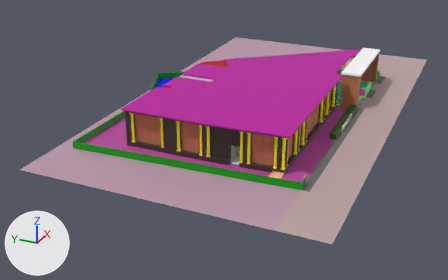
Before and after pictures for a commit that changed the FBX model Prithvi/Models/Groundfloor/OM_Ground Floor.fbx.
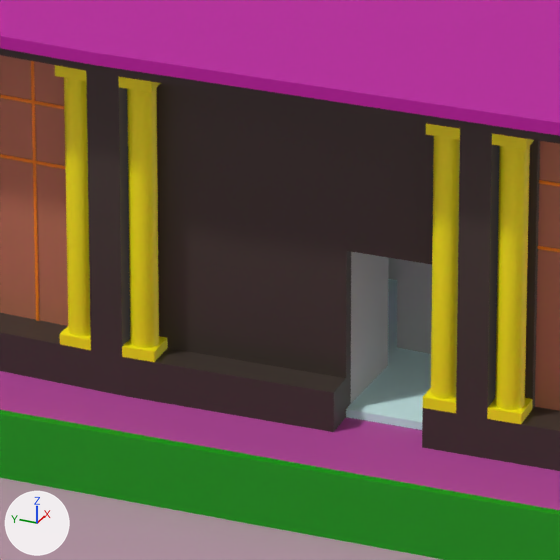
Each version is shown whole from a 50 mm camera at (-65.1, -14.5, 44.1) aimed at (35.1, 30.6, -6.0), then close up on the part from 43% to 57% of the width and 42% to 64% of the height. Every picture has the same lights, and +X, +Y and +Z are marked at lower left. Where no turn or scale is listed for an object, it has been applied to the vertices.

Before the edit, the objects in view are built like this:
```python
me_mesh_007 = bpy.data.meshes.new('Mesh.007')
me_mesh_007.from_pydata(...)  # 137 vertices, 280 faces; spans x -15.0..15.0, y -8.4..8.4, z -1.5..1.5
# faces by material slot: [38, 93, 18, 100, 22, 9]
me_mesh_007.materials.append(mat_gfloor_wall_hall)  # pink #ffb0b0
me_mesh_007.materials.append(mat_phong2)  # grey #bcbcbc
me_mesh_007.materials.append(mat_gfloor_wall_theater)  # orange #be6f00
me_mesh_007.materials.append(mat_phong3)  # grey #bcbcbc
me_mesh_007.materials.append(mat_gfloor_wall_gym)  # pink #ea00ea
me_mesh_007.materials.append(mat_gfloor_wall_squashcourt)  # beige #bc9781
me_mesh_016 = bpy.data.meshes.new('Mesh.016')
me_mesh_016.from_pydata(...)  # 165 vertices, 153 faces; spans x -28.9..28.9, y -19.3..19.3, z 0.0
me_mesh_016.materials.append(mat_gfloor_garden_area)  # pink #bc49a3
me_mesh_056 = bpy.data.meshes.new('Mesh.056')
me_mesh_056.from_pydata(...)  # 144 vertices, 244 faces; spans x -20.0..20.0, y -13.0..13.0, z -1.7..1.7
# faces by material slot: [172, 72]
me_mesh_056.materials.append(mat_gfloor_glass)  # orange #bc7257
me_mesh_056.materials.append(mat_phong2)  # grey #bcbcbc
ob_om_gfloor_garden_area = bpy.data.objects.new('OM_Gfloor_Garden_Area', me_mesh_016)
ob_om_gfloor_garden_area.location = (38.89, 27.25, 0.0)
ob_om_gfloor_glass_002 = bpy.data.objects.new('OM_Gfloor_Glass.002', me_mesh_056)
ob_om_gfloor_glass_002.location = (35.26, 25.43, 4.93)
ob_om_gfloor_main_wall_02 = bpy.data.objects.new('OM_Gfloor_Main_Wall_02', me_mesh_007)
ob_om_gfloor_main_wall_02.location = (32.98, 20.88, 1.68)
# also in view: 'OM_Gfloor_Compound' at (38.9, 28.0, 1.7); 'OM_Gfloor_Pillars.001' at (37.8, 25.4, 5.0); 'OM_Gfloor_Roof' at (38.3, 25.0, 6.8); 'OM_Gfloor_Main_Wall1' at (35.3, 25.4, 5.0); 'OM_Gfloor_Pillars' at (37.8, 25.4, 1.6)
```
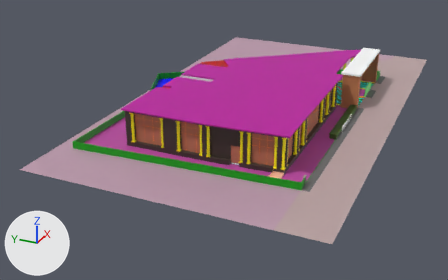
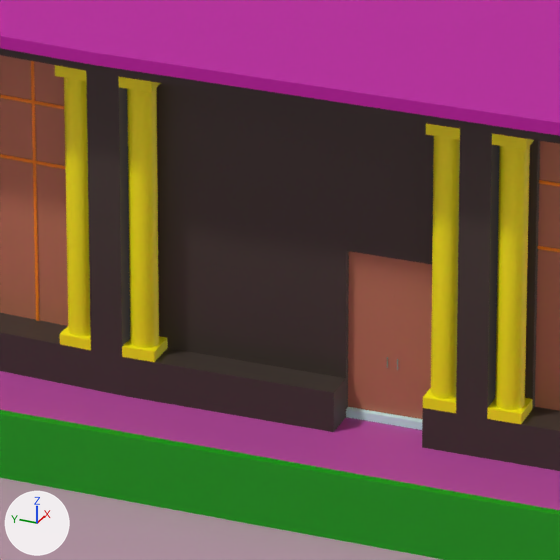
Changed parts and their boxes (x1, y1, x2, y2) in the close-ups (560 x 560 px):
'OM_Gfloor_Glass_Door_01', added
    after: (348, 251, 394, 414)
    faces in mat_gfloor_glass (orange #bc7257): (348, 251, 394, 414)
'OM_Gfloor_Glass_Door_02', added
    after: (393, 259, 432, 419)
    faces in mat_gfloor_glass (orange #bc7257): (393, 259, 432, 419)
'OM_Gfloor_Main_Floor', unchanged, covered by the edit
    before: (346, 279, 431, 430)
    after: (346, 407, 422, 430)
'OM_Gfloor_Main_Wall_02', unchanged, covered by the edit
    before: (397, 259, 432, 354)

Patch to the scene script:
```diff
--- a/Prithvi/Models/Groundfloor/OM_Ground Floor.fbx.py
+++ b/Prithvi/Models/Groundfloor/OM_Ground Floor.fbx.py
@@ mat_om_gfloor_glass_door_metal @@
+mat_om_gfloor_glass_door_metal = principled_material('OM_Gfloor_Glass_Door_Metal')
+mat_om_gfloor_glass_door_metal.base_color = (0.234, 0.5, 0.48)  # cyan #85bcb8
+mat_om_gfloor_glass_door_metal.roughness = 0.553
@@ me_mesh_049_1 @@
+me_mesh_049_1.from_pydata(...)  # 276 vertices, 516 faces; spans x -0.08..0.03, y 0.0..0.81, z -1.38..1.67
+# faces by material slot: [504, 12]
+me_mesh_049_1.materials.append(mat_om_gfloor_glass_door_metal)  # cyan #85bcb8
+me_mesh_049_1.materials.append(mat_gfloor_glass)  # orange #bc7257
@@ me_mesh_050_1 @@
+me_mesh_050_1.from_pydata(...)  # 276 vertices, 516 faces; spans x -0.03..0.08, y -0.83..0.0, z -1.47..1.57
+# faces by material slot: [504, 12]
+me_mesh_050_1.materials.append(mat_om_gfloor_glass_door_metal)  # cyan #85bcb8
+me_mesh_050_1.materials.append(mat_gfloor_glass)  # orange #bc7257
@@ ob_om_gfloor_glass_door_02 @@
+ob_om_gfloor_glass_door_02 = bpy.data.objects.new('OM_Gfloor_Glass_Door_02', me_mesh_049_1)
+ob_om_gfloor_glass_door_02.location = (15.55, 19.01, 1.54)
@@ ob_om_gfloor_glass_door_01 @@
+ob_om_gfloor_glass_door_01 = bpy.data.objects.new('OM_Gfloor_Glass_Door_01', me_mesh_050_1)
+ob_om_gfloor_glass_door_01.location = (15.48, 20.64, 1.63)
```
